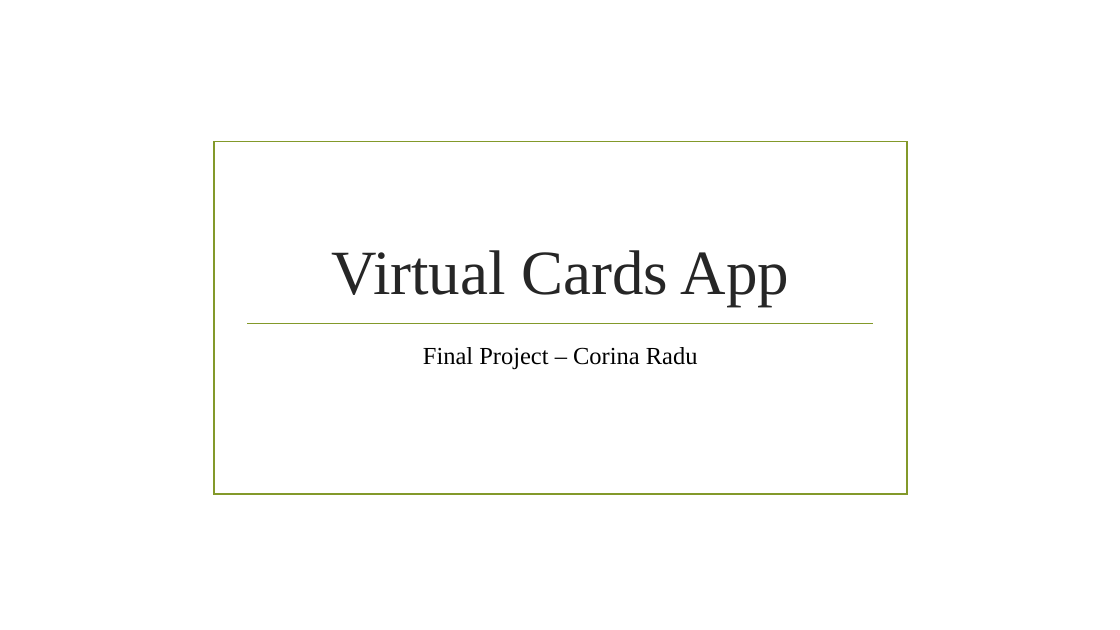
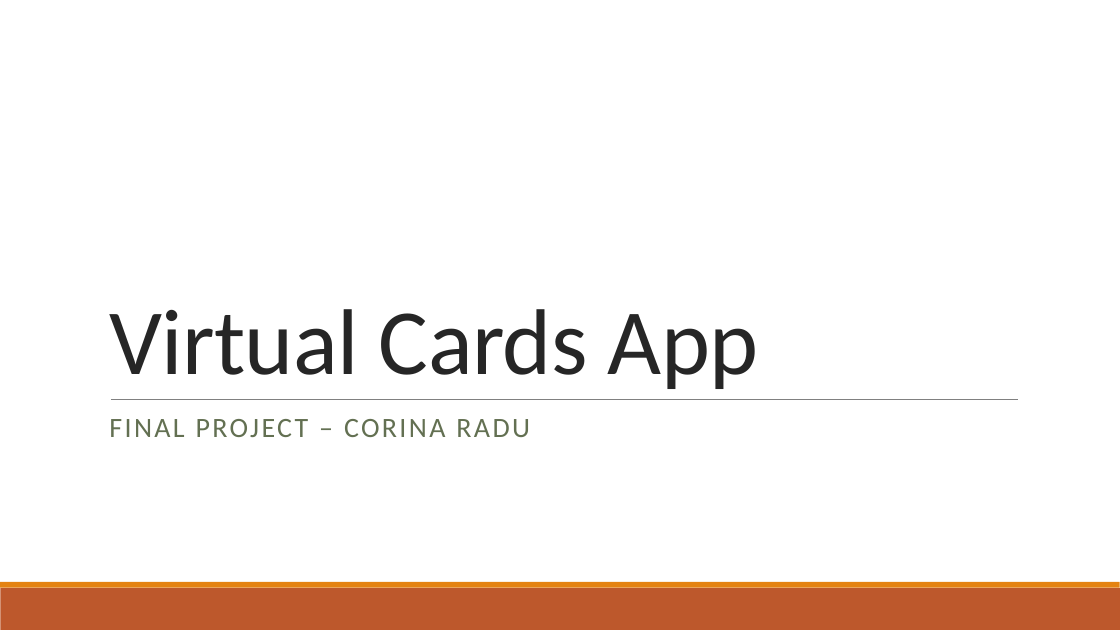
Before and after one commit to corinaradu/siit-testing, a slide deck: slide 1 of final-project/virtual-cards/virtual-cards.pptx. Drawn at 1120x630 pixels with LibreOffice and Linux fonts; fonts in the diff are those of the drawing; background and template pictures are left out. Boxes give left, top, right and bottom in pixels: in the first picture for what was removed or moved away, otherwise in the second. Text is boxed around its words. In the diff, an @@ line names an element or a change of style, - is before the commit and + after.

```diff
--- a/final-project/virtual-cards/virtual-cards.pptx
+++ b/final-project/virtual-cards/virtual-cards.pptx
@@ title "Virtual Cards App": place and size @@
-title "Virtual Cards App" at box(331, 250, 789, 306)
+title "Virtual Cards App" at box(109, 309, 759, 389)
@@ title "Virtual Cards App" at box(109, 309, 759, 389): size 54 to 80 pt, font Times New Roman to Calibri, letter spacing 0 to -0.5 pt; alignment centre to left; line spacing 1 to 0.85 @@
@@ rectangle removed at box(214, 142, 907, 494) @@
@@ line removed from (247, 323) to (874, 323) @@
@@ subtitle at box(109, 419, 530, 437): text changed; size 21 to 24 pt; font Times New Roman to Calibri; text colour #000000 to #637052 @@
-Final Project – Corina Radu
+FINAL PROJECT – CORINA RADU
@@ line added from (111, 399) to (1018, 399), #808080 0.5 pt @@
@@ rectangle added at box(0, 588, 1120, 630), fill #BD582C @@
@@ rectangle added at box(0, 582, 1120, 588), fill #E48312 @@
```
Also in this commit, not shown: 3 other slides changed, 5 slides added, 1 slide removed, 16 other files.
